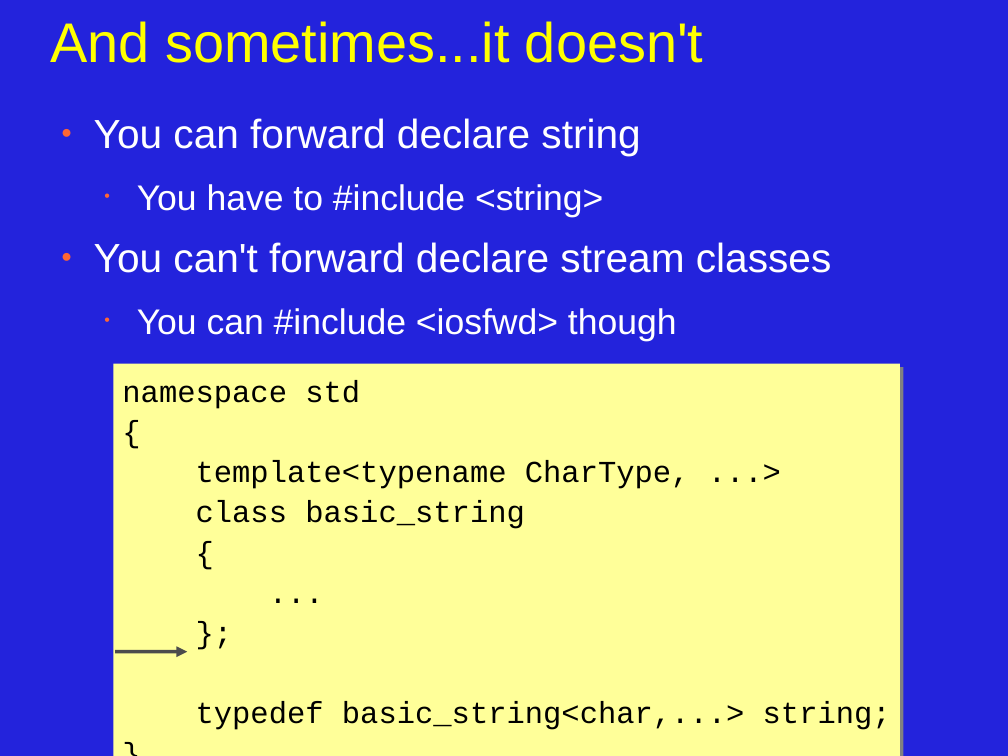
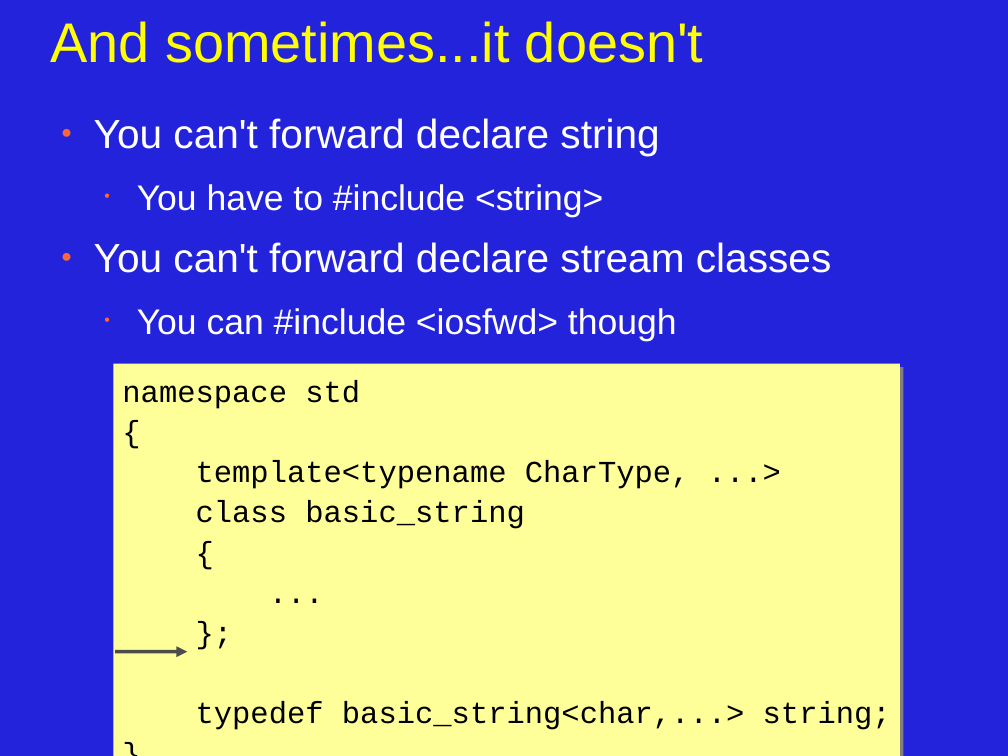
Before and after one commit to JonJagger/two-day-courses, a slide deck: slide 19 of cppf/06_Program_Organization_and_Dependency_Management.odp. Drawn at 1008x756 pixels with LibreOffice and Linux fonts; fonts in the diff are those of the drawing. Boxes give left, top, right and bottom in pixels: in the first picture for what was removed or moved away, otherwise in the second. Text is boxed around its words. In the diff, an @@ line names an element or a change of style, - is before the commit and + after.

Commit message:
copied slides into summary; ch 8 partially done; went through all slides and tidied up and corrected typos

```diff
--- a/cppf/06_Program_Organization_and_Dependency_Management.odp
+++ b/cppf/06_Program_Organization_and_Dependency_Management.odp
@@ text at <box>94,118,659,156</box>: text changed @@
-● You can forward declare string
+● You can't forward declare string
```
Also in this commit, not shown: 5 other slides changed, 6 other files.
